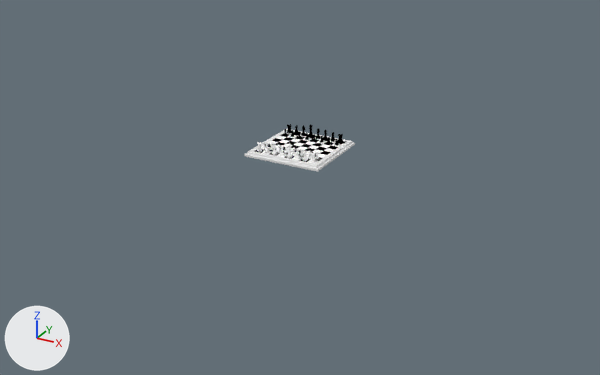
The Blender file _chess-scene.blend: old version first, new version second.
Before and after are seen from a camera (50 mm lens) standing at (265.0, -483.0, 210.0) and looking at (11.0, -21.0, -21.0). The lights are fixed; the arrows at lower left show +X, +Y and +Z.

In view in the first picture: 'Board', 'Border'.
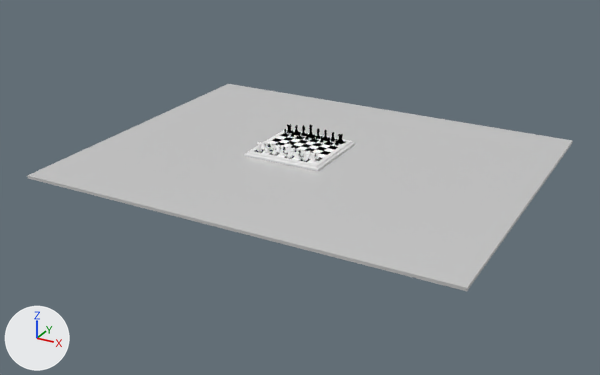
Pixel boxes (x1, y1, x2, y2) of what changed, in the pictures (600 x 375 px):
'Floor', added
    after: (27, 84, 573, 291)

Edits to the bpy script that builds the scene:
```text
Add mat_wooden_floor:
    mat_wooden_floor = bpy.data.materials.new('Wooden Floor')
    # nodes: BsdfAnisotropic, BsdfDiffuse, MixShader, OutputMaterial
Add me_cube:
    me_cube.from_pydata(...)  # a box spanning x -1.0..1.0, y -1.0..1.0, z -1.0..1.0
    me_cube.materials.append(mat_wooden_floor)  # its picture is missing
Add ob_floor:
    ob_floor = bpy.data.objects.new('Floor', me_cube)
    ob_floor.location = (14.6, -6.8, -4.0)
    ob_floor.scale = (150.0, 120.0, 1.0)
```
